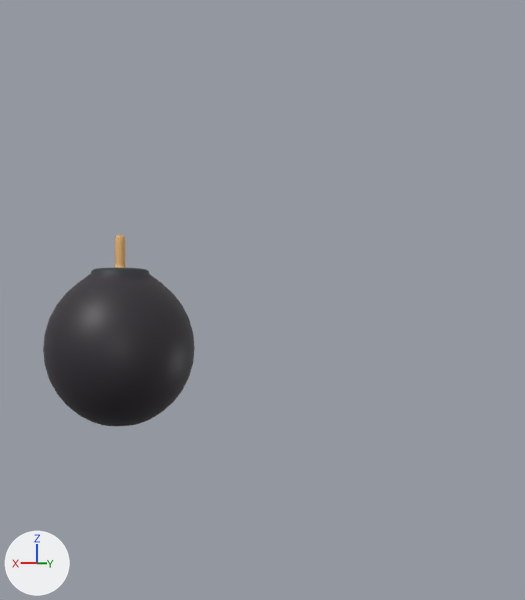
A saved change to the Blender file blender/weapons/bomb-weapon.blend.
Before and after are seen from a 50 mm lens placed at (3.19, 8.78, 0.69), pointed at (-2.38, -0.5, 0.59). Every picture has the same lights, and +X, +Y and +Z are marked at lower left. The picture after the commit comes second.

Objects in the first picture: 'Bomb'.
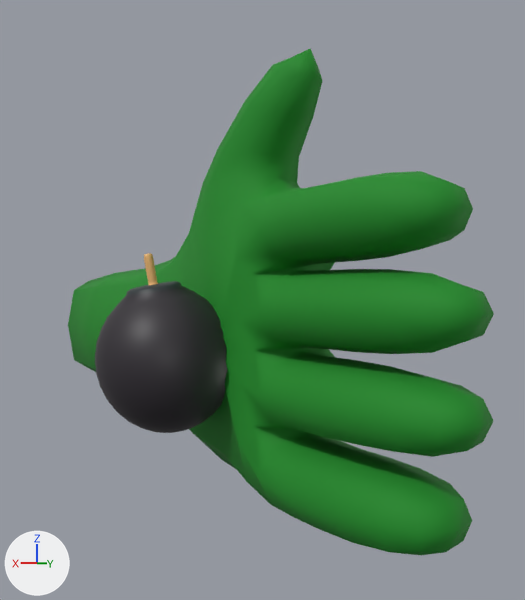
What differs and where, as boxes (x1, y1, x2, y2) in the pictures (525 x 600 px):
'Hand', added (green): after (68, 48, 494, 555)
'Bomb', moved, turned, rescaled: before (43, 235, 195, 426); after (95, 253, 227, 433)

What changed in the scene script:
```text
Add mat_material:
    mat_material = principled_material('Material')
    mat_material.base_color = (0.00867, 0.257, 0.0172)  # green #178b23
    mat_material.roughness = 0.8
Add me_cube_001:
    me_cube_001.from_pydata(...)  # 82 vertices, 77 faces; spans x -3.58..9.49, y -4.55..2.25, z -1.27..1.27
    me_cube_001.polygons.foreach_set('use_smooth', [True] * 77)
    me_cube_001.materials.append(mat_material)  # green #178b23
Change ob_bomb:
    ob_bomb.location: (0.0, 0.0, 0.0) -> (-0.64, -0.04, -0.17)
    ob_bomb.rotation_euler: (0.0, 0.0, 0.0) -> (-0.00143, 0.186, -0.0453)  # degrees (0, 0, 0) -> degrees (-0.1, 11, -2.6)
    ob_bomb.scale: (1.0, 1.0, 1.0) -> (0.982, 0.982, 0.982)
Add ob_hand:
    ob_hand = bpy.data.objects.new('Hand', me_cube_001)
    ob_hand.location = (-1.79, -4.02, 0.0)
    ob_hand.rotation_euler = (-1.571, 0.0, 1.571)  # degrees (-90, 0, 90)
    ob_hand.scale = (0.883, 0.883, 0.563)
    _m = ob_hand.modifiers.new('Subdivision', 'SUBSURF')
    _m.render_levels = 1
```
